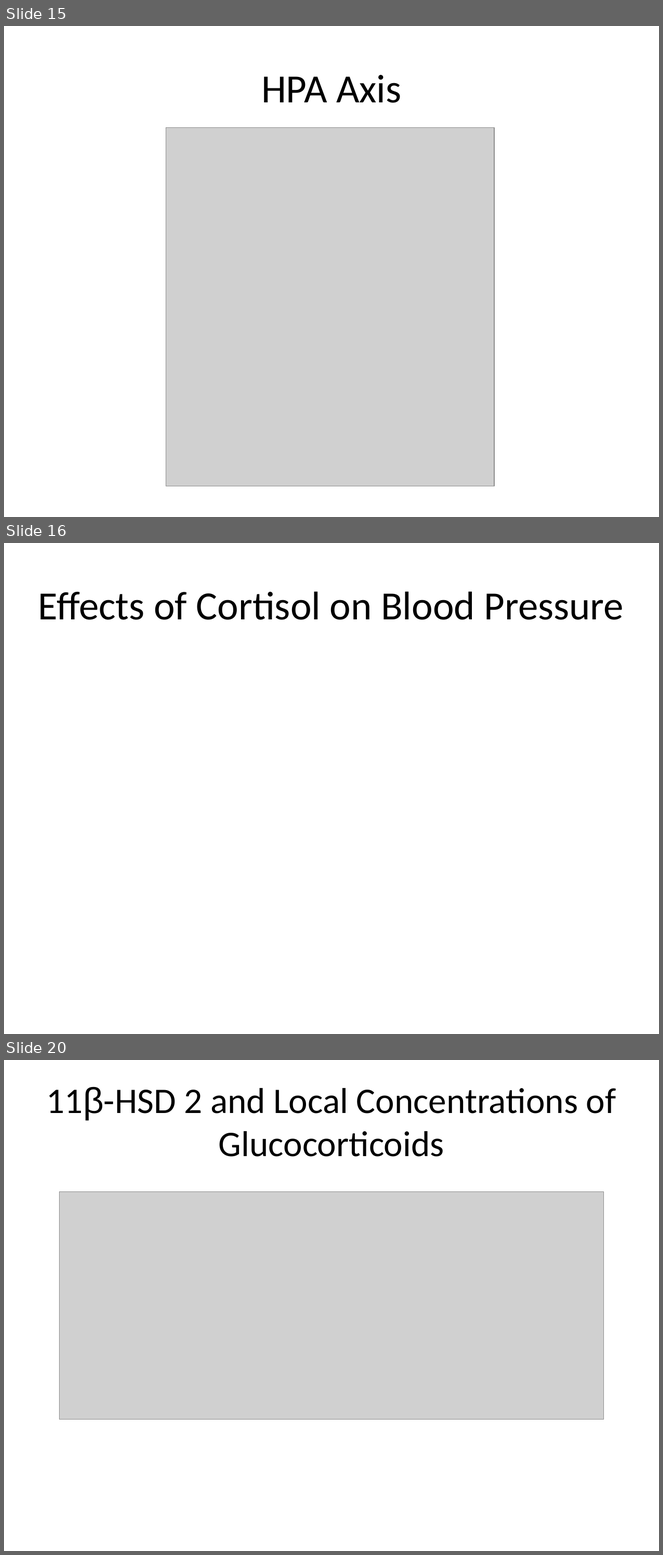
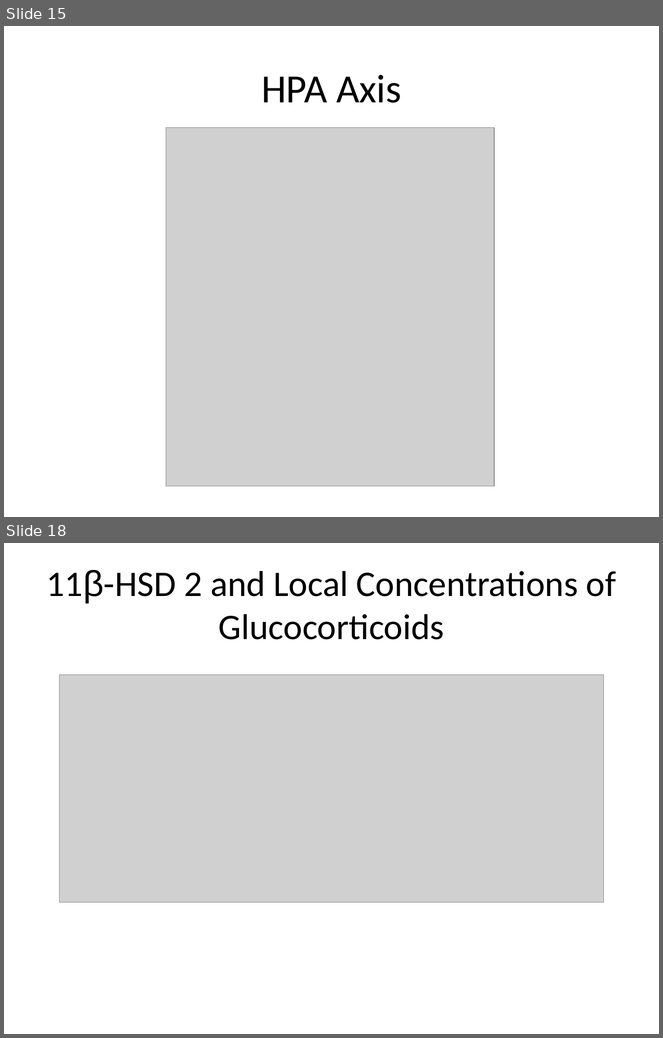
Before and after one commit to detricksnyder/TeachingLectures, a slide deck: PHYS101/adrenals-and-stress-hormones/adrenals-growth-lecture-full.pptx. Shown one above the other, each under a label of ours: slides 15, 16 and 20 before the commit, slides 15 and 18 after it; the slides between them are not shown. The pictures are 663x1555 and 663x1038 pixels, drawn with LibreOffice and Linux fonts; fonts in the diff are those of the drawing; grey boxes stand for pictures. Boxes give left, top, right and bottom in pixels: in the first picture for what was removed or moved away, otherwise in the second. Text is boxed around its words. In the diff, an @@ line names an element or a change of style, - is before the commit and + after.

```diff
--- a/PHYS101/adrenals-and-stress-hormones/adrenals-growth-lecture-full.pptx
+++ b/PHYS101/adrenals-and-stress-hormones/adrenals-growth-lecture-full.pptx
@@ slide 16 removed at bbox=[4, 543, 659, 1034], background #FFFFFF @@
@@ title removed at bbox=[38, 591, 624, 620] @@
-Effects of Cortisol on Blood Pressure
@@ what was slide 20 is now slide 18 @@
```
Also in this commit, not shown: 2 slides changed, 1 other slide removed, 2 other files.
